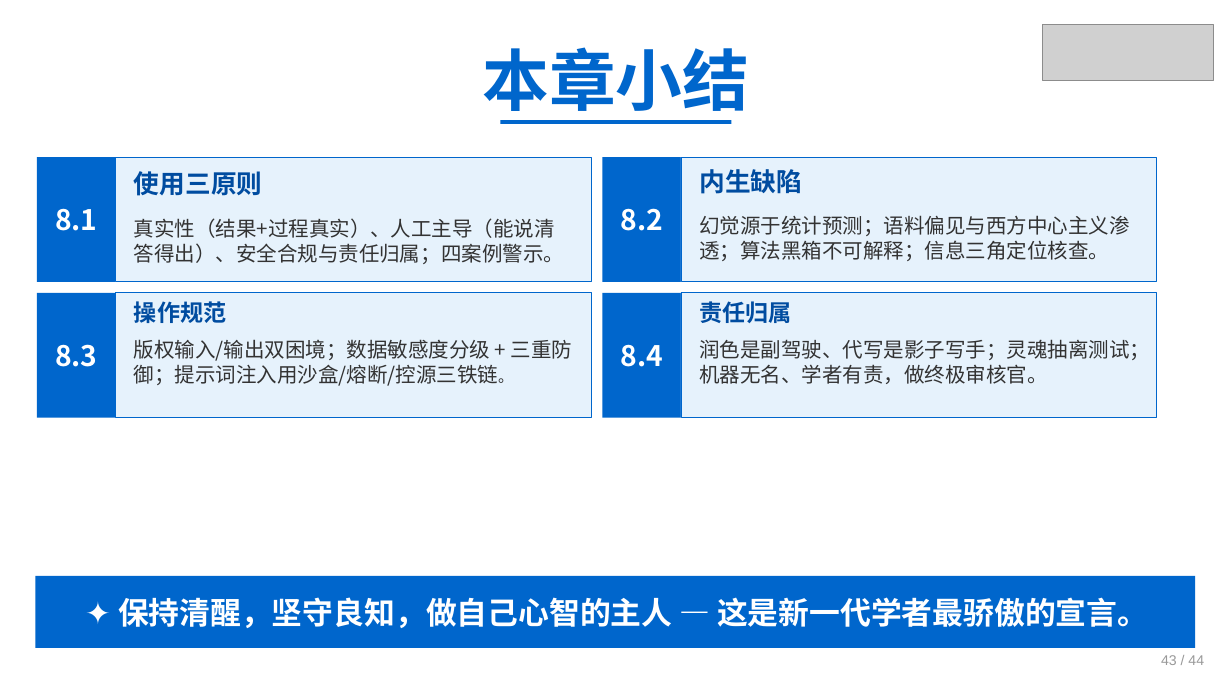
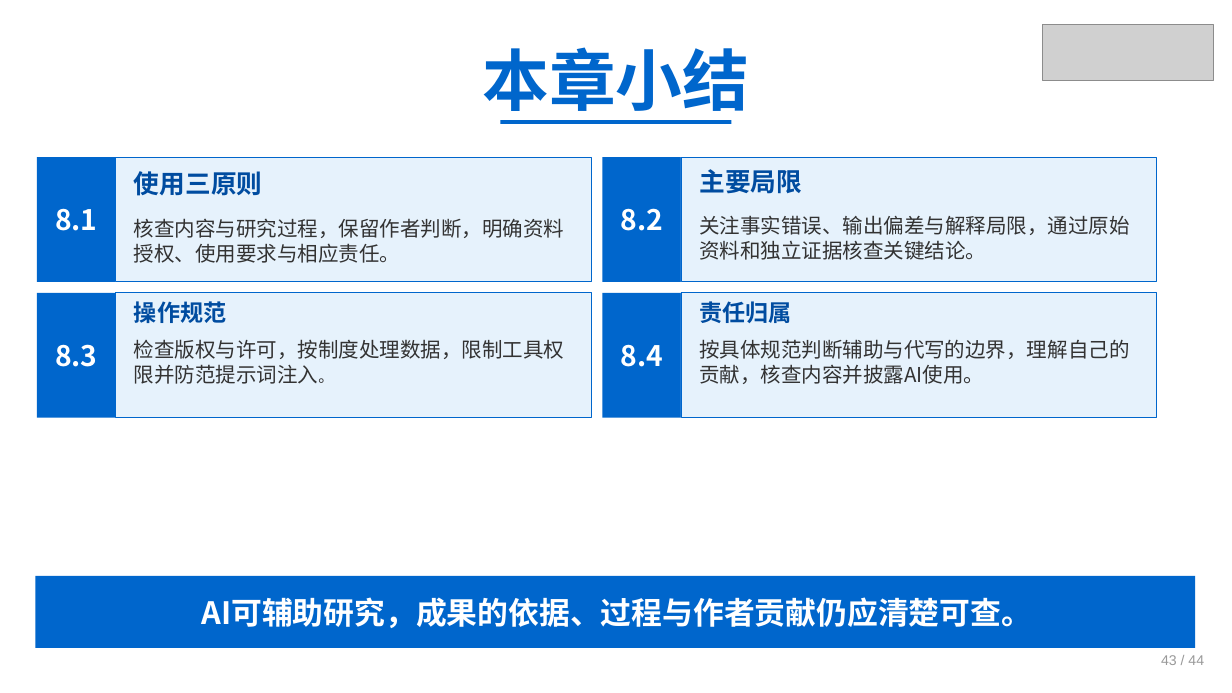
Before and after one commit to jpqiang/AIGC, a slide deck: slide 43 of 课件/第8章.pptx. Drawn at 1232x693 pixels with LibreOffice and Linux fonts; fonts in the diff are those of the drawing; grey boxes stand for pictures. Boxes give left, top, right and bottom in pixels: in the first picture for what was removed or moved away, otherwise in the second. Text is boxed around its words. In the diff, an @@ line names an element or a change of style, - is before the commit and + after.

```diff
--- a/课件/第8章.pptx
+++ b/课件/第8章.pptx
@@ text at (699,169,802,194): text changed @@
-内生缺陷
+主要局限
@@ text at (134,218,564,263): text changed @@
-真实性（结果+过程真实）、人工主导（能说清答得出）、安全合规与责任归属；四案例警示。
+核查内容与研究过程，保留作者判断，明确资料授权、使用要求与相应责任。
@@ text at (699,215,1129,260): text changed @@
-幻觉源于统计预测；语料偏见与西方中心主义渗透；算法黑箱不可解释；信息三角定位核查。
+关注事实错误、输出偏差与解释局限，通过原始资料和独立证据核查关键结论。
@@ text at (134,339,564,384): text changed @@
-版权输入/输出双困境；数据敏感度分级 + 三重防御；提示词注入用沙盒/熔断/控源三铁链。
+检查版权与许可，按制度处理数据，限制工具权限并防范提示词注入。
@@ text at (699,339,1129,384): text changed @@
-润色是副驾驶、代写是影子写手；灵魂抽离测试；机器无名、学者有责，做终极审核官。
+按具体规范判断辅助与代写的边界，理解自己的贡献，核查内容并披露AI使用。
@@ text at (201,597,1032,628): text changed @@
-✦ 保持清醒，坚守良知，做自己心智的主人 — 这是新一代学者最骄傲的宣言。
+AI可辅助研究，成果的依据、过程与作者贡献仍应清楚可查。
```
Also in this commit, not shown: 41 other slides changed, 3 other files.
